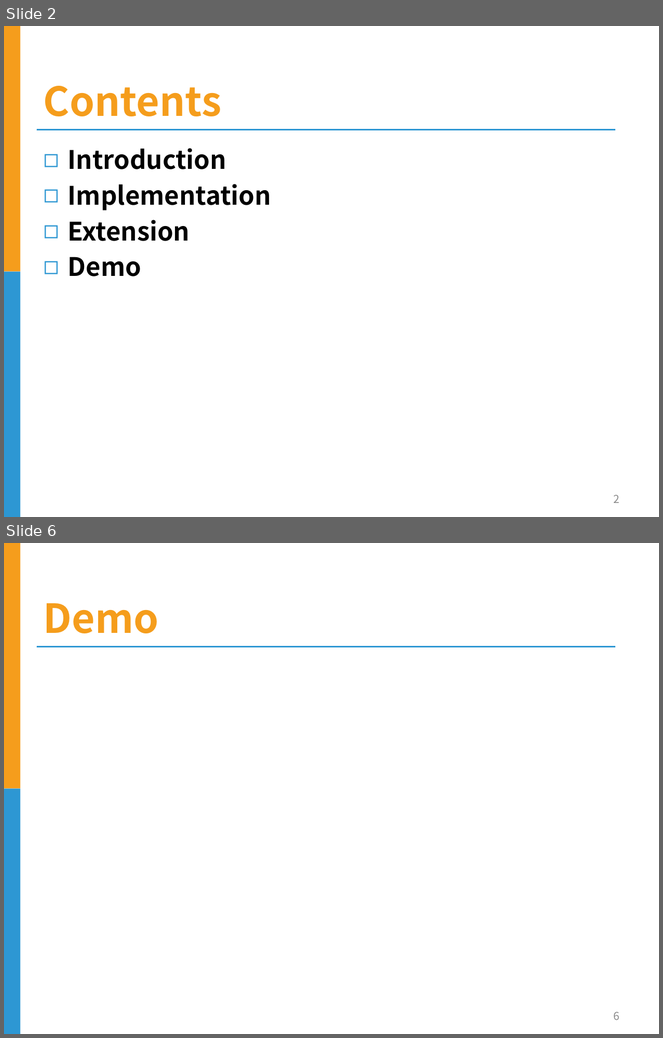
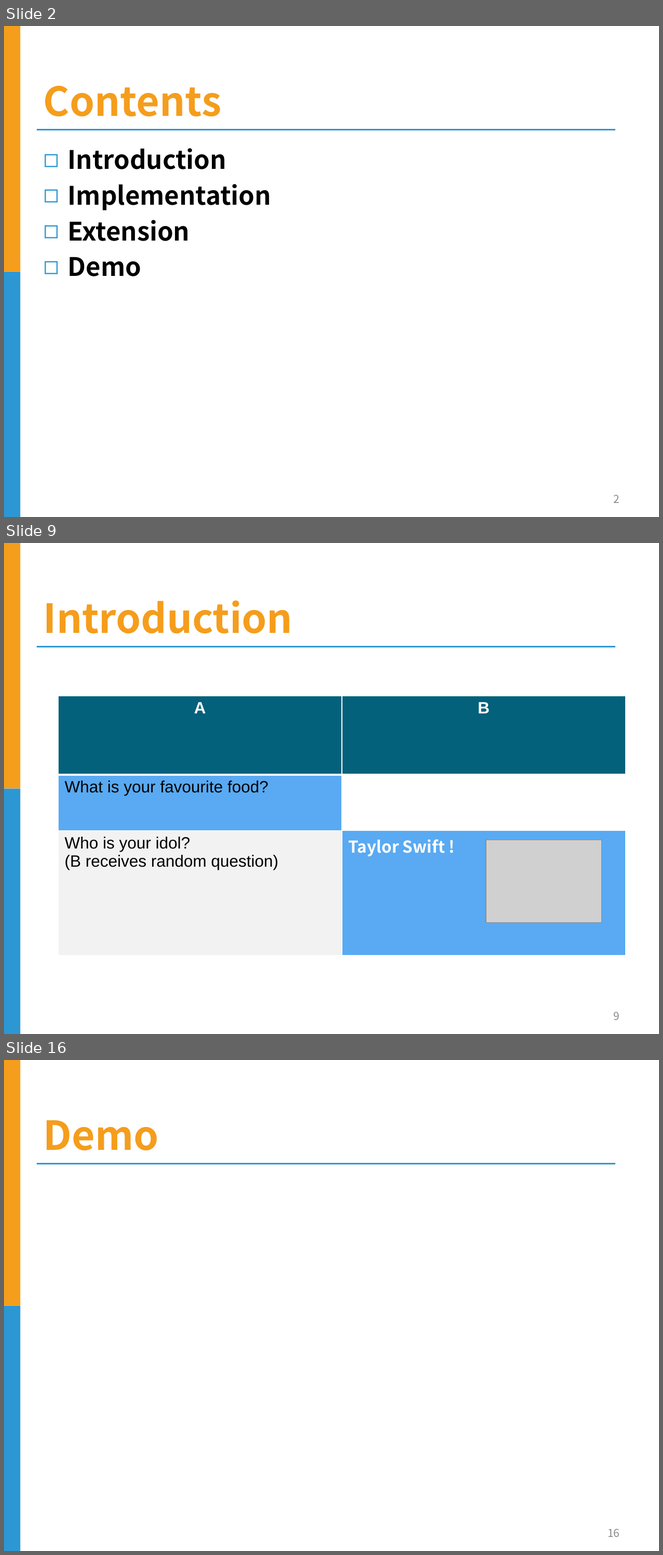
Before and after one commit to huuthang1993/HPT, a slide deck: Document/slide.pptx. Shown one above the other, each under a label of ours: slides 2 and 6 before the commit, slides 2, 9 and 16 after it; the slides between them are not shown. The pictures are 663x1038 and 663x1555 pixels, drawn with LibreOffice and Linux fonts; fonts in the diff are those of the drawing; grey boxes stand for pictures; background and template pictures are left out. Boxes give left, top, right and bottom in pixels: in the first picture for what was removed or moved away, otherwise in the second. Text is boxed around its words. In the diff, an @@ line names an element or a change of style, - is before the commit and + after.

```diff
--- a/Document/slide.pptx
+++ b/Document/slide.pptx
@@ slide 9 added at [4, 543, 659, 1034], background #FFFFFF; not listed: 3 template elements that a slide beside it also shows @@
@@ title added at [44, 600, 293, 633], 44 pt, text #F59D1C, bold @@
+Introduction
@@ table added at [59, 696, 626, 936], 3 rows, 2 columns @@
+A | B
+What is your favourite food? | 
+Who is your idol? / (B receives random question) | Taylor Swift !
@@ picture added at [486, 840, 602, 923] @@
@@ page number added at [614, 1012, 620, 1020], 12 pt, text #898989 @@
+9
@@ what was slide 6 is now slide 16 @@
@@ page number at [608, 1529, 620, 1537]: text changed @@
-6
+16
```
Also in this commit, not shown: 12 other slides added, 3 slides removed.
